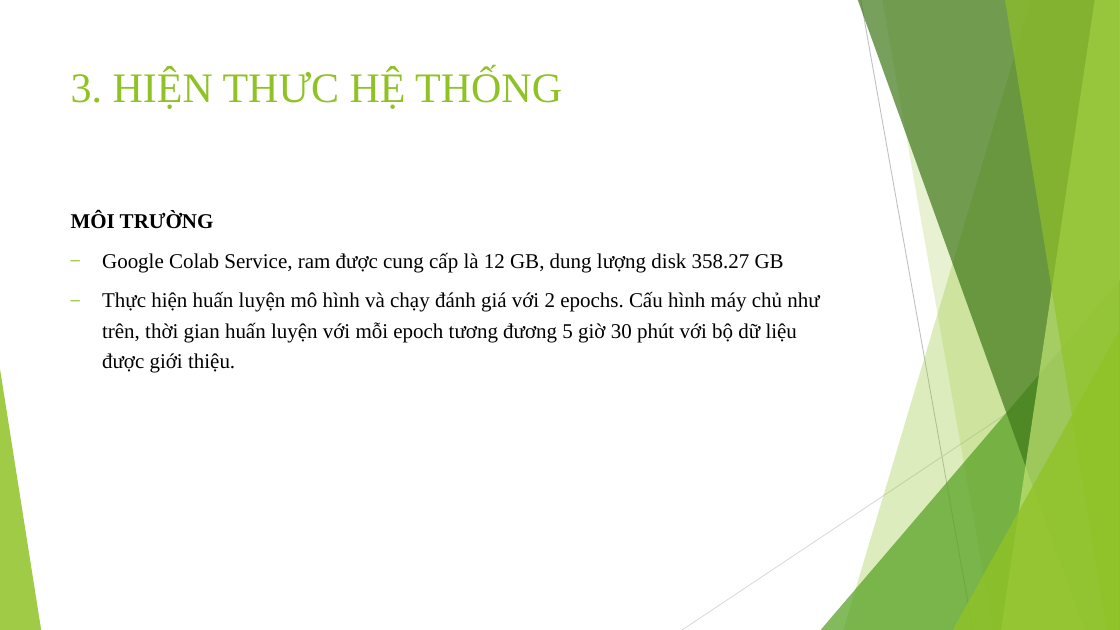
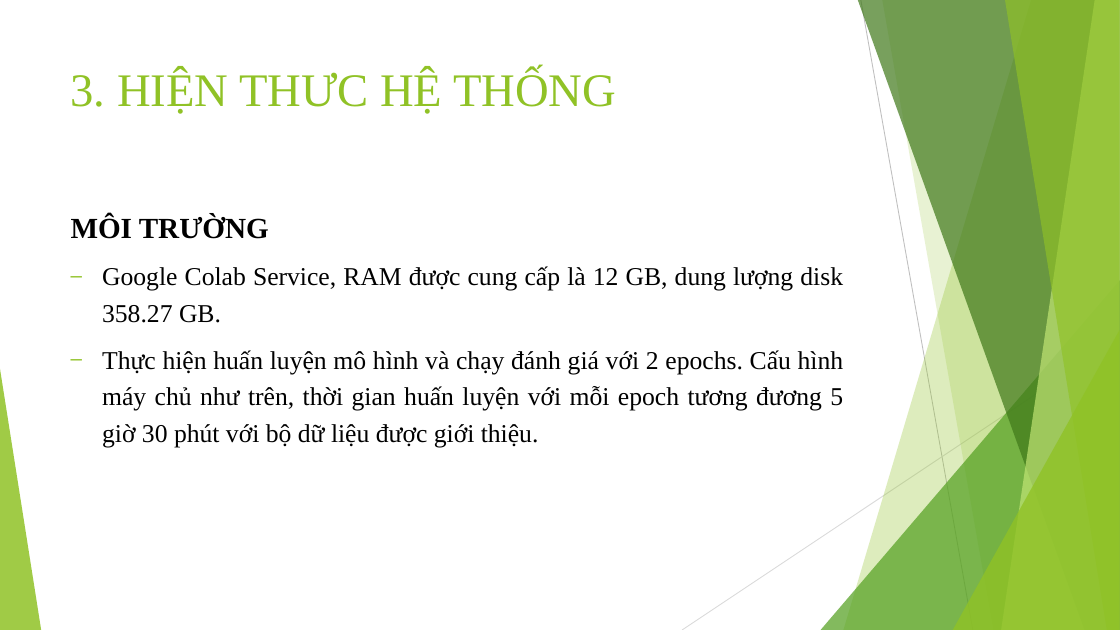
Before and after one commit to trungpham2701/TLCN-CommentGenerationForOutfit, a slide deck: slide 13 of BaoCaoTLCN.pptx (slide 10 before the commit). Drawn at 1120x630 pixels with LibreOffice and Linux fonts; fonts in the diff are those of the drawing. Boxes give left, top, right and bottom in pixels: in the first picture for what was removed or moved away, otherwise in the second. Text is boxed around its words. In the diff, an @@ line names an element or a change of style, - is before the commit and + after.

```diff
--- a/BaoCaoTLCN.pptx
+++ b/BaoCaoTLCN.pptx
@@ title "3. HIỆN THƯC HỆ THỐNG" at [71, 70, 616, 114]: size 36 to 40 pt @@
@@ text at [71, 216, 844, 448]: size 18 to 25 pt in "MÔI TRƯỜNG"; size 18 to 22 pt in "Thực hiện huấn luyện mô hình và ..."; alignment left to justified @@
@@ text at [102, 266, 843, 323]: text changed; size 18 to 22 pt @@
-‒ Google Colab Service, ram được cung cấp là 12 GB, dung lượng disk 358.27 GB
+‒ Google Colab Service, RAM được cung cấp là 12 GB, dung lượng disk 358.27 GB.
```
Also in this commit, not shown: 16 other slides changed, 3 slides added.
